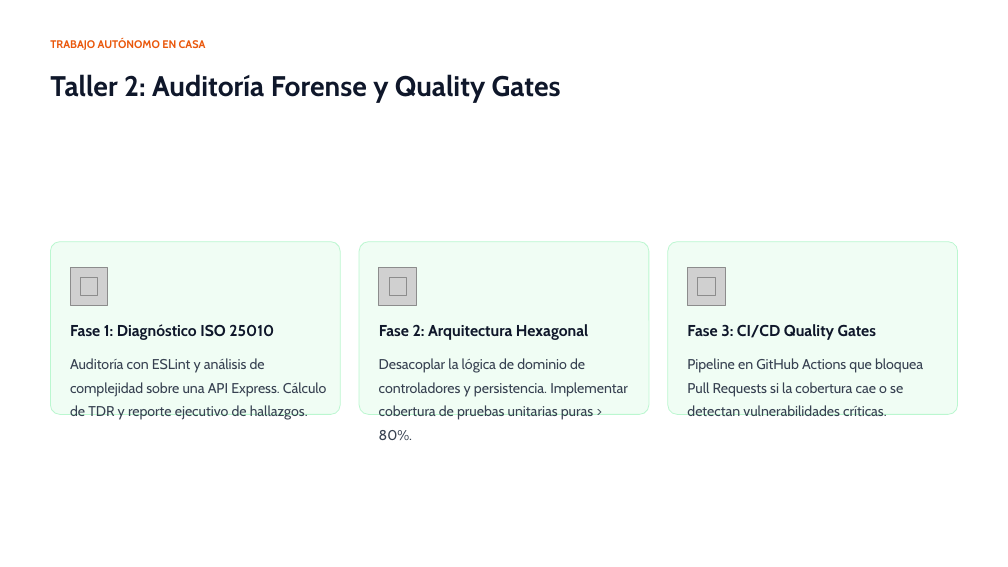
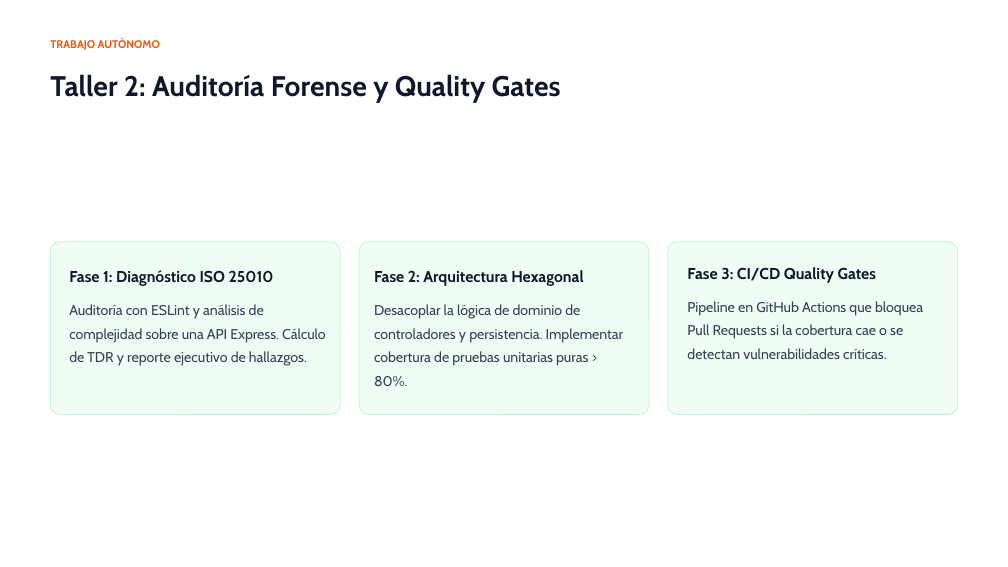
Before and after one commit to AndUm423/deuda_tecnica, a slide deck: slide 14 of Deuda Técnica en Software.pptx. Drawn at 1008x567 pixels with LibreOffice and Linux fonts; fonts in the diff are those of the drawing; grey boxes stand for pictures. Boxes give left, top, right and bottom in pixels: in the first picture for what was removed or moved away, otherwise in the second. Text is boxed around its words. In the diff, an @@ line names an element or a change of style, - is before the commit and + after.

```diff
--- a/Deuda Técnica en Software.pptx
+++ b/Deuda Técnica en Software.pptx
@@ text at box(50, 39, 160, 50): text changed @@
-TRABAJO AUTÓNOMO EN CASA
+TRABAJO AUTÓNOMO
@@ picture removed at box(70, 268, 108, 306) @@
@@ text "Fase 2: Arquitectura Hexagonal": place and size @@
-text "Fase 2: Arquitectura Hexagonal" at box(379, 324, 588, 340)
+text "Fase 2: Arquitectura Hexagonal" at box(374, 270, 583, 286)
@@ picture removed at box(379, 268, 417, 306) @@
@@ 3 texts: place and size @@
-3 texts at box(70, 324, 876, 420)
+3 texts at box(69, 267, 876, 366)
@@ picture removed at box(687, 268, 725, 306) @@
@@ picture removed at box(80, 278, 98, 296) @@
@@ text "Desacoplar la lógica de dominio ...": place and size @@
-text "Desacoplar la lógica de dominio ..." at box(379, 358, 628, 440)
+text "Desacoplar la lógica de dominio ..." at box(374, 304, 624, 386)
@@ picture removed at box(389, 278, 407, 296) @@
@@ text "Pipeline en GitHub Actions que ...": place and size @@
-text "Pipeline en GitHub Actions que ..." at box(687, 358, 923, 416)
+text "Pipeline en GitHub Actions que ..." at box(687, 301, 923, 359)
@@ picture removed at box(698, 278, 715, 296) @@
```
Also in this commit, not shown: 3 other slides changed, 3 other files.
